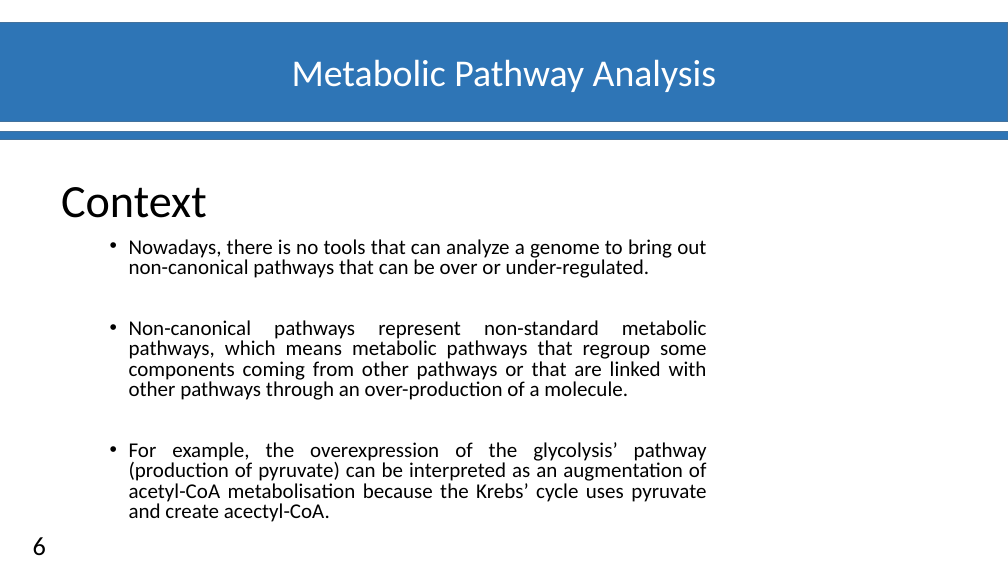
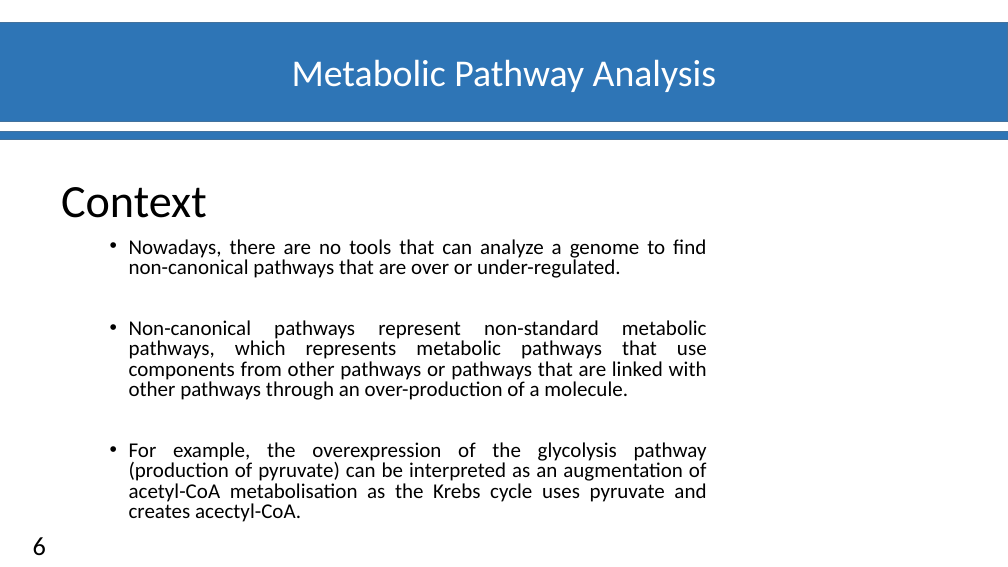
Before and after one commit to materrien/Projet-INSERM, a slide deck: slide 7 of Diapos_Suivit_projet.pptx. Drawn at 1008x567 pixels with LibreOffice and Linux fonts; fonts in the diff are those of the drawing; background and template pictures are left out. Boxes give left, top, right and bottom in pixels: in the first picture for what was removed or moved away, otherwise in the second. Text is boxed around its words. In the diff, an @@ line names an element or a change of style, - is before the commit and + after.

```diff
--- a/Diapos_Suivit_projet.pptx
+++ b/Diapos_Suivit_projet.pptx
@@ text at (x1=129, y1=239, x2=707, y2=522): text changed @@
-• Nowadays, there is no tools that can analyze a genome to bring out non-canonical pathways that can be over or under-regulated.
-• Non-canonical pathways represent non-standard metabolic pathways, which means metabolic pathways that regroup some components coming from other pathways or that are linked with other pathways through an over-production of a molecule.
-• For example, the overexpression of the glycolysis’ pathway (production of pyruvate) can be interpreted as an augmentation of acetyl-CoA metabolisation because the Krebs’ cycle uses pyruvate and create acectyl-CoA.
+• Nowadays, there are no tools that can analyze a genome to find non-canonical pathways that are over or under-regulated.
+• Non-canonical pathways represent non-standard metabolic pathways, which represents metabolic pathways that use components from other pathways or pathways that are linked with other pathways through an over-production of a molecule.
+• For example, the overexpression of the glycolysis pathway (production of pyruvate) can be interpreted as an augmentation of acetyl-CoA metabolisation as the Krebs cycle uses pyruvate and creates acectyl-CoA.
```
Also in this commit, not shown: 4 other slides changed.
